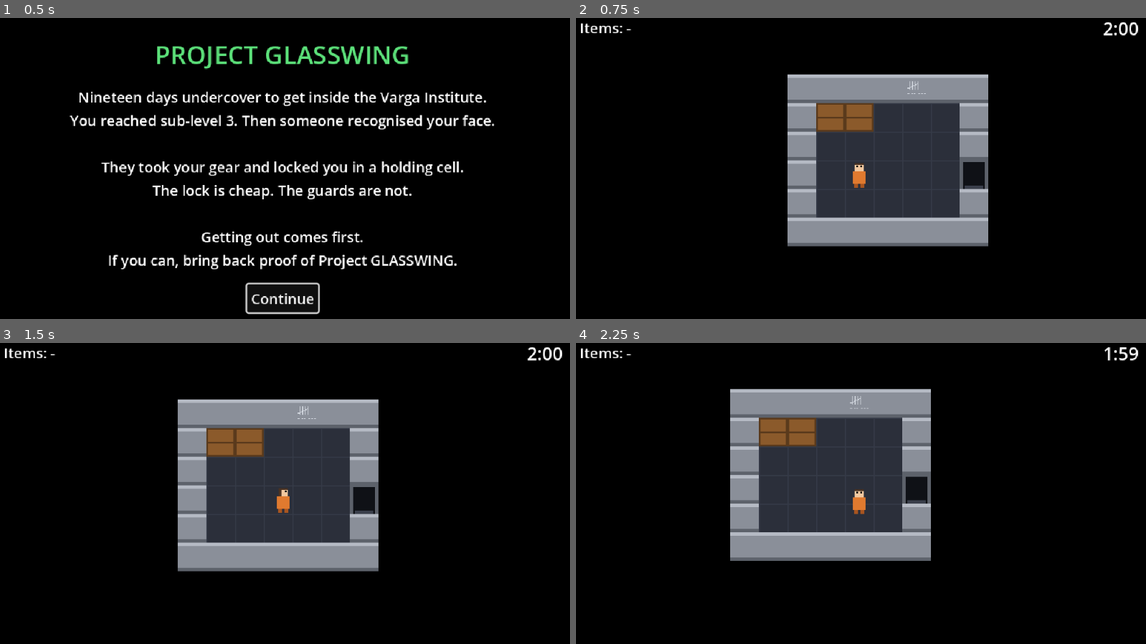
Above: before the commit, frames 1-4 (two rows, left to right).
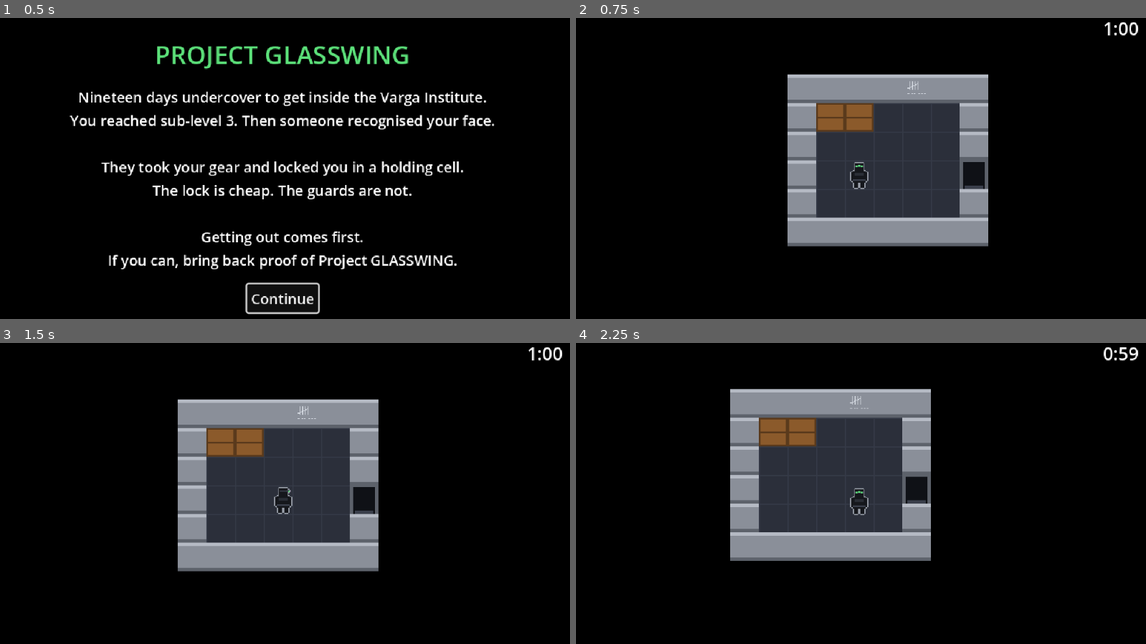
Above: after the commit, the same moments.

Repository: fabiomix/gmtk-2026
Game: Godot game, scene res://main/main.tscn
Two runs of this game, one before a commit and one after it. Both use one fixed random seed, a clock stepped at 60 frames per second and the inputs below.
Inputs (mouse positions are in pixels of both pictures, inside the frame that each line leads up to):
- Up to frame 1 (0.5 s): no input
- Up to frame 2 (0.75 s): click "Continue" at 0.5 s
- Up to frame 3 (1.5 s): tap Enter at 1.25 s; move the mouse to (410, 484) at 1.27 s; hold D (move_right) from 1.28 s (still down); hold E (interact) from 1.28 s (still down); click (410, 484) at 1.42 s
- Up to frame 4 (2.25 s): tap J (journal) at 1.55, 2.1 s; tap Space at 2 s; move the mouse to (747, 517) at 2.02 s; release D (move_right) at 2.03 s; release E (interact) at 2.03 s; hold S (move_down) from 2.03 s (still down); click (747, 517) at 2.17 s

Frame 1 is identical in both runs. In frame 2, 0.4% of the frame differs, in the area x 0-95%, y 1-57%; in frame 3, 0.4%; in frame 4, 0.4%.

Commit message:
Phase 8c: stealth spy, scientists, HUD icons, 60 s timer
Co-Authored-By: Claude Opus 5.5 <noreply@anthropic.com>

Diff:
--- a/autoload/run_manager.gd
+++ b/autoload/run_manager.gd
@@ -13,7 +13,7 @@
 enum State { PLAYING, CAPTURED, ESCAPED }
 
 ## Length of a run in seconds.
-var run_duration := 120.0
+var run_duration := 60.0
 ## Seconds left before the guards arrive.
 var time_left := run_duration
 var state := State.PLAYING
--- a/data/memories/cell_scratches.tres
+++ b/data/memories/cell_scratches.tres
@@ -6,5 +6,5 @@
 script = ExtResource("1_script")
 id = &"cell_scratches"
 title = "Scratches on the wall"
-text = "Scratched into the cell wall by someone before you: \"{patrol_minutes} MINUTES BETWEEN ROUNDS. THEN THEY COME LOOKING.\""
+text = "Scratched into the cell wall by someone before you: \"{patrol} BETWEEN ROUNDS. THEN THEY COME LOOKING.\""
 category = 0
--- a/data/memory_data.gd
+++ b/data/memory_data.gd
@@ -13,16 +13,24 @@
 ## Short: shown in the HUD when discovered and as heading in the journal.
 @export var title: String
 ## Full text, shown only in the journal.
-## "{patrol_minutes}" is replaced with the run duration in minutes.
+## "{patrol}" is replaced with the run duration in capitals, with the right
+## unit and plural: "1 MINUTE", "2 MINUTES", "90 SECONDS".
 @export_multiline var text: String
 @export var category := Category.NOTE
 
 
 ## The text with its placeholders filled in, so it always matches the settings.
 func get_text() -> String:
-	# One decimal at most, and "2" instead of "2.0".
-	var minutes := String.num(RunManager.run_duration / 60.0, 1).trim_suffix(".0")
-	return text.format({"patrol_minutes": minutes})
+	return text.format({"patrol": patrol_interval()})
+
+
+## The run duration in words, e.g. "1 MINUTE", "2 MINUTES", "90 SECONDS".
+static func patrol_interval() -> String:
+	var seconds := roundi(RunManager.run_duration)
+	if seconds % 60 != 0:
+		return "%d SECONDS" % seconds
+	var minutes := floori(seconds / 60.0)
+	return "%d MINUTE%s" % [minutes, "" if minutes == 1 else "S"]
 
 
 ## Loads the memory definition from its id (file name convention above).
--- a/tests/test_base.gd
+++ b/tests/test_base.gd
@@ -78,6 +78,14 @@
 		await frames(2)
 
 
+## Names of the items shown in the HUD (one icon per item, name in the tooltip).
+func hud_items() -> Array[String]:
+	var names: Array[String] = []
+	for icon in main.get_node("HUD").get_node("%InventoryIcons").get_children():
+		names.append(icon.tooltip_text)
+	return names
+
+
 ## Main creates a new World at every run: call this after a new run starts.
 func refresh_world() -> void:
 	world = main.get_node("World")
--- a/tests/test_items.gd
+++ b/tests/test_items.gd
@@ -13,9 +13,8 @@
 	run_manager = root.get_node("RunManager")
 	player.interacted.connect(func(m: String) -> void: last_message = m)
 	var hud: Node = main.get_node("HUD")
-	var inventory_label: Label = hud.get_node("%InventoryLabel")
 	var prompt_label: Label = hud.get_node("%PromptLabel")
-	check("HUD starts empty", inventory_label.text, "Items: -")
+	check("HUD starts empty", hud_items(), [] as Array[String])
 
 	# Laboratory first, without the screwdriver.
 	await walk_into_door(&"move_right")
@@ -45,7 +44,7 @@
 	check("pickup prompt", prompt_label.text, "[E] Pick up Screwdriver")
 	await press_interact()
 	check("pickup message", last_message, "Picked up: Screwdriver.")
-	check("HUD inventory", inventory_label.text, "Items: Screwdriver")
+	check("HUD shows the icon", hud_items(), ["Screwdriver"] as Array[String])
 	check("pickup removed", world.has_node("Rooms/Storage/Items/Screwdriver"), false)
 	await step(&"move_right")
 	check("tile free after pickup", tile_of_player(STORAGE), Vector2i(8, 6))
@@ -76,7 +75,7 @@
 	var warped := await walk_into_door(&"move_right")
 	check("warp into the exit room", warped, true)
 	check("arrived in the exit room", tile_of_player(EXIT_ROOM), Vector2i(1, 3))
-	check("HUD inventory with 2 items", inventory_label.text, "Items: Screwdriver, Security badge")
+	check("HUD shows 2 icons", hud_items(), ["Screwdriver", "Security badge"] as Array[String])
 
 	# No duplicates.
 	run_manager.add_item(load("res://data/items/screwdriver.tres"))
--- a/tests/test_journal.gd
+++ b/tests/test_journal.gd
@@ -45,7 +45,13 @@
 	check("no duplicate memory", game_manager.discovered_memory_ids.size(), 1)
 	await send_action(&"journal")
 	check("journal shows the patrol time from the settings",
-			journal_text.get_parsed_text().contains("2 MINUTES BETWEEN ROUNDS"), true)
+			journal_text.get_parsed_text().contains("1 MINUTE BETWEEN ROUNDS"), true)
+	var scratches: Resource = load("res://data/memories/cell_scratches.tres")
+	run_manager.run_duration = 120.0
+	check("plural with 120 s", scratches.get_text().contains("2 MINUTES BETWEEN"), true)
+	run_manager.run_duration = 90.0
+	check("seconds with 90 s", scratches.get_text().contains("90 SECONDS BETWEEN"), true)
+	run_manager.run_duration = 60.0
 	await send_action(&"journal")
 	check("J closes the journal too", journal.visible, false)
 
@@ -103,6 +109,12 @@
 	check("investigation section", journal_text.get_parsed_text().contains("Investigation"), true)
 	await send_action(&"journal")
 
+	# The scientist at the shelf (2,2): solid, and nothing to interact with.
+	await walk_to(ARCHIVE, Vector2i(3, 2))
+	await step(&"move_left")
+	check("scientists can't be walked through", tile_of_player(ARCHIVE), Vector2i(3, 2))
+	check("scientists have no prompt", prompt_label.text, "")
+
 	# Memories survive a capture; the report (not kept) is lost.
 	var known: int = game_manager.discovered_memory_ids.size()
 	run_manager.time_left = 0.02
--- a/tests/test_runs.gd
+++ b/tests/test_runs.gd
@@ -18,7 +18,6 @@
 	capture_screen = main.get_node("CaptureScreen")
 	screwdriver = load("res://data/items/screwdriver.tres")
 	badge = load("res://data/items/security_badge.tres")
-	var inventory_label: Label = main.get_node("HUD").get_node("%InventoryLabel")
 
 	check("1 slot by default", game_manager.keep_slots, 1)
 	check("nothing kept at start", game_manager.kept_item_ids.is_empty(), true)
@@ -52,7 +51,7 @@
 	check("kept ids", game_manager.kept_item_ids, [&"security_badge"] as Array[StringName])
 	check("badge in inventory", run_manager.has_item(&"security_badge"), true)
 	check("screwdriver confiscated", run_manager.has_item(&"screwdriver"), false)
-	check("HUD shows the kept item", inventory_label.text, "Items: Security badge")
+	check("HUD shows the kept item", hud_items(), ["Security badge"] as Array[String])
 	check("kept badge not duplicated: its cabinet starts open and empty", lab_cabinet_open(), true)
 	check("screwdriver back in its place", has_pickup("Storage", "Screwdriver"), true)
 	check("badge door locked again", world.get_node("Rooms/Laboratory/Doors/LabEast").locked, true)
--- a/tests/test_timer.gd
+++ b/tests/test_timer.gd
@@ -15,11 +15,11 @@
 	var capture_screen: CanvasLayer = main.get_node("CaptureScreen")
 
 	# Countdown runs in real time: 60 physics ticks = 1 second.
-	check("run lasts 120 s", run_manager.run_duration, 120.0)
+	check("run lasts 60 s", run_manager.run_duration, 60.0)
 	var t0: float = run_manager.time_left
 	await frames(60)
 	check("60 ticks = 1 s", snappedf(t0 - run_manager.time_left, 0.001), 1.0)
-	check("HUD shows the countdown", timer_label.text, "1:59")
+	check("HUD shows the countdown", timer_label.text, "0:59")
 
 	# The countdown keeps running during a warp.
 	t0 = run_manager.time_left
--- a/tools/gen_placeholder_art.gd
+++ b/tools/gen_placeholder_art.gd
@@ -5,15 +5,25 @@
 ## then: godot --headless --path . --import
 
 const SKIN := Color("f2c9a0")
-const HAIR := Color("4a3222")
-const SUIT := Color("e07a2f")
-const SUIT_DARK := Color("a85520")
+const HAIR := Color("6b4a2b")
+# Spy: black stealth suit, light outline (readable on the dark floor), green goggles.
+const STEALTH := Color("15171c")
+const STEALTH_PANEL := Color("2a2e36")
+const OUTLINE := Color("9aa0aa")
+const GOGGLES := Color("3a3f4b")
+const LENS := Color("5ce07a")
+const LENS_DIM := Color("3a8f50")
+# Scientist: white lab coat.
+const COAT := Color("e8e8e8")
+const COAT_SHADE := Color("b5bac4")
+const TROUSERS := Color("3a3f4b")
 
 
 func _initialize() -> void:
 	DirAccess.make_dir_recursive_absolute("res://assets/sprites/items")
 	_tiles()
 	_player()
+	_scientist()
 	_door()
 	_screwdriver()
 	_security_badge()
@@ -47,28 +57,81 @@
 	img.save_png("res://assets/sprites/lab_tiles.png")
 
 
-## Spy in an orange prison jumpsuit. 4 frames of 32x32: down | up | left | right
+## Spy in a black stealth suit with tri-lens night-vision goggles.
+## 4 frames of 32x32: down | up | left | right
 func _player() -> void:
 	var img := Image.create(128, 32, false, Image.FORMAT_RGBA8)
 	for frame in 4:
 		var o := frame * 32
-		img.fill_rect(Rect2i(o + 11, 3, 10, 9), SKIN)        # head
-		img.fill_rect(Rect2i(o + 11, 3, 10, 2), HAIR)        # hair
-		img.fill_rect(Rect2i(o + 9, 12, 14, 14), SUIT)       # body
-		img.fill_rect(Rect2i(o + 10, 26, 5, 5), SUIT_DARK)   # left leg
-		img.fill_rect(Rect2i(o + 17, 26, 5, 5), SUIT_DARK)   # right leg
-	# Down: two eyes
-	img.fill_rect(Rect2i(13, 6, 2, 2), Color.BLACK)
+		img.fill_rect(Rect2i(o + 11, 3, 10, 9), STEALTH)          # head (balaclava)
+		img.fill_rect(Rect2i(o + 9, 12, 14, 13), STEALTH)         # body
+		img.fill_rect(Rect2i(o + 7, 13, 2, 10), STEALTH)          # left arm
+		img.fill_rect(Rect2i(o + 23, 13, 2, 10), STEALTH)         # right arm
+		img.fill_rect(Rect2i(o + 11, 14, 10, 3), STEALTH_PANEL)   # chest panel
+		img.fill_rect(Rect2i(o + 9, 21, 14, 2), GOGGLES)          # belt
+		img.fill_rect(Rect2i(o + 10, 25, 5, 6), STEALTH)          # left leg
+		img.fill_rect(Rect2i(o + 17, 25, 5, 6), STEALTH)          # right leg
+	# Down: goggle band with three lenses (two low, one high in the middle)
+	img.fill_rect(Rect2i(11, 6, 10, 2), GOGGLES)
+	img.fill_rect(Rect2i(12, 6, 2, 2), LENS)
+	img.fill_rect(Rect2i(18, 6, 2, 2), LENS)
+	img.fill_rect(Rect2i(15, 5, 2, 2), LENS)
+	# Up: strap on the back of the head, a faint glow on the sides
+	img.fill_rect(Rect2i(32 + 11, 6, 10, 1), GOGGLES)
+	img.set_pixel(32 + 11, 6, LENS_DIM)
+	img.set_pixel(32 + 20, 6, LENS_DIM)
+	# Left: goggles sticking out of the face
+	img.fill_rect(Rect2i(64 + 12, 6, 8, 1), GOGGLES)
+	img.fill_rect(Rect2i(64 + 9, 5, 3, 3), GOGGLES)
+	img.fill_rect(Rect2i(64 + 9, 6, 1, 2), LENS)
+	# Right: mirrored
+	img.fill_rect(Rect2i(96 + 12, 6, 8, 1), GOGGLES)
+	img.fill_rect(Rect2i(96 + 20, 5, 3, 3), GOGGLES)
+	img.fill_rect(Rect2i(96 + 22, 6, 1, 2), LENS)
+	for frame in 4:
+		_outline(img, Rect2i(frame * 32, 0, 32, 32), OUTLINE)
+	img.save_png("res://assets/sprites/player.png")
+
+
+## Scientist in a white lab coat. 4 frames of 32x32: down | up | left | right
+func _scientist() -> void:
+	var img := Image.create(128, 32, false, Image.FORMAT_RGBA8)
+	for frame in 4:
+		var o := frame * 32
+		img.fill_rect(Rect2i(o + 11, 3, 10, 9), SKIN)          # head
+		img.fill_rect(Rect2i(o + 11, 3, 10, 2), HAIR)          # hair
+		img.fill_rect(Rect2i(o + 9, 12, 14, 15), COAT)         # coat
+		img.fill_rect(Rect2i(o + 15, 12, 2, 15), COAT_SHADE)   # coat opening
+		img.fill_rect(Rect2i(o + 7, 13, 2, 10), COAT)          # left arm
+		img.fill_rect(Rect2i(o + 23, 13, 2, 10), COAT)         # right arm
+		img.fill_rect(Rect2i(o + 10, 27, 5, 4), TROUSERS)      # left leg
+		img.fill_rect(Rect2i(o + 17, 27, 5, 4), TROUSERS)      # right leg
+	img.fill_rect(Rect2i(18, 15, 3, 2), Color("3a7bd5"))      # down: staff badge
+	img.fill_rect(Rect2i(13, 6, 2, 2), Color.BLACK)           # down: eyes
 	img.fill_rect(Rect2i(17, 6, 2, 2), Color.BLACK)
-	# Up: back of the head, all hair
-	img.fill_rect(Rect2i(32 + 11, 3, 10, 9), HAIR)
-	# Left: one eye on the left, hair on the right
-	img.fill_rect(Rect2i(64 + 12, 6, 2, 2), Color.BLACK)
+	img.fill_rect(Rect2i(32 + 11, 3, 10, 9), HAIR)            # up: back of the head
+	img.fill_rect(Rect2i(32 + 15, 12, 2, 15), COAT)           # up: no opening at the back
+	img.fill_rect(Rect2i(64 + 12, 6, 2, 2), Color.BLACK)      # left: one eye
 	img.fill_rect(Rect2i(64 + 18, 3, 3, 9), HAIR)
-	# Right: one eye on the right, hair on the left
-	img.fill_rect(Rect2i(96 + 18, 6, 2, 2), Color.BLACK)
+	img.fill_rect(Rect2i(96 + 18, 6, 2, 2), Color.BLACK)      # right: one eye
 	img.fill_rect(Rect2i(96 + 11, 3, 3, 9), HAIR)
-	img.save_png("res://assets/sprites/player.png")
+	img.save_png("res://assets/sprites/scientist.png")
+
+
+## Draws a 1-pixel outline around the opaque pixels inside rect.
+func _outline(img: Image, rect: Rect2i, color: Color) -> void:
+	var edge: Array[Vector2i] = []
+	for x in range(rect.position.x, rect.end.x):
+		for y in range(rect.position.y, rect.end.y):
+			if img.get_pixel(x, y).a > 0.0:
+				continue
+			for n in [Vector2i(1, 0), Vector2i(-1, 0), Vector2i(0, 1), Vector2i(0, -1)]:
+				var p: Vector2i = Vector2i(x, y) + n
+				if rect.has_point(p) and img.get_pixelv(p).a > 0.0:
+					edge.append(Vector2i(x, y))
+					break
+	for p in edge:
+		img.set_pixelv(p, color)
 
 
 ## Door: 2 frames of 32x32: open doorway | locked steel door
--- a/ui/hud.gd
+++ b/ui/hud.gd
@@ -1,6 +1,6 @@
 class_name HUD
 extends CanvasLayer
-## Heads-up display: run inventory (top left), countdown (top right),
+## Heads-up display: run inventory icons (top left), countdown (top right),
 ## journal updates, short messages and interaction prompt (bottom).
 ## Inventory, countdown and journal updates come from the autoloads;
 ## prompt and messages are fed by Main (from the Player signals).
@@ -12,7 +12,7 @@
 const LOW_TIME := 20.0
 const LOW_TIME_COLOR := Color(1, 0.35, 0.35)
 
-@onready var _inventory_label: Label = %InventoryLabel
+@onready var _inventory_icons: HBoxContainer = %InventoryIcons
 @onready var _timer_label: Label = %TimerLabel
 @onready var _journal_label: Label = %JournalLabel
 @onready var _message_label: Label = %MessageLabel
@@ -52,11 +52,17 @@
 	return "%d:%02d" % [floori(total / 60.0), total % 60]
 
 
+## One icon per carried item, at its native 32 px (pixel art scales badly
+## to non-integer sizes).
 func _update_inventory() -> void:
-	var names := PackedStringArray()
+	for icon in _inventory_icons.get_children():
+		_inventory_icons.remove_child(icon)
+		icon.queue_free()
 	for item in RunManager.inventory:
-		names.append(item.display_name)
-	_inventory_label.text = "Items: " + ("-" if names.is_empty() else ", ".join(names))
+		var icon := TextureRect.new()
+		icon.texture = item.icon
+		icon.tooltip_text = item.display_name
+		_inventory_icons.add_child(icon)
 
 
 func _on_message_timer_timeout() -> void:
--- a/ui/hud.tscn
+++ b/ui/hud.tscn
@@ -7,15 +7,14 @@
 layer = 20
 script = ExtResource("1_script")
 
-[node name="InventoryLabel" type="Label" parent="."]
+[node name="InventoryIcons" type="HBoxContainer" parent="."]
 unique_name_in_owner = true
-offset_left = 8.0
+offset_left = 6.0
 offset_top = 4.0
 offset_right = 540.0
-offset_bottom = 27.0
-theme_override_colors/font_outline_color = Color(0, 0, 0, 1)
-theme_override_constants/outline_size = 4
-text = "Items: -"
+offset_bottom = 36.0
+mouse_filter = 2
+theme_override_constants/separation = 4
 
 [node name="TimerLabel" type="Label" parent="."]
 unique_name_in_owner = true
--- a/world/rooms/archive.tscn
+++ b/world/rooms/archive.tscn
@@ -10,6 +10,7 @@
 [ext_resource type="Resource" path="res://data/memories/archive_cabinet_code.tres" id="11_code"]
 [ext_resource type="Resource" path="res://data/memories/lock_archive_cabinet.tres" id="12_lock"]
 [ext_resource type="Resource" path="res://data/memories/glasswing_memo.tres" id="13_memo"]
+[ext_resource type="PackedScene" path="res://world/scientist.tscn" id="20_scientist"]
 
 [node name="Archive" type="Node2D" unique_id=280545648]
 
@@ -40,3 +41,9 @@
 prompt = "Read memo"
 texture = ExtResource("10_texture")
 memory = ExtResource("13_memo")
+
+[node name="People" type="Node2D" parent="." unique_id=484509076]
+
+[node name="Scientist" parent="People" unique_id=762030043 instance=ExtResource("20_scientist")]
+position = Vector2(80, 80)
+facing = Vector2i(0, -1)
--- a/world/rooms/laboratory.tscn
+++ b/world/rooms/laboratory.tscn
@@ -8,6 +8,7 @@
 [ext_resource type="Resource" path="res://data/items/security_badge.tres" id="6_badge"]
 [ext_resource type="Resource" path="res://data/memories/lock_lab_door.tres" id="12_lock_door"]
 [ext_resource type="Resource" path="res://data/memories/lock_lab_cabinet.tres" id="13_lock_cabinet"]
+[ext_resource type="PackedScene" path="res://world/scientist.tscn" id="20_scientist"]
 
 [node name="Laboratory" type="Node2D" unique_id=1515028218]
 
@@ -40,3 +41,13 @@
 required_item = ExtResource("5_screwdriver")
 lock_memory = ExtResource("13_lock_cabinet")
 contents = ExtResource("6_badge")
+
+[node name="People" type="Node2D" parent="." unique_id=1300689915]
+
+[node name="ScientistWest" parent="People" unique_id=2056975755 instance=ExtResource("20_scientist")]
+position = Vector2(80, 208)
+facing = Vector2i(1, 0)
+
+[node name="ScientistEast" parent="People" unique_id=434706620 instance=ExtResource("20_scientist")]
+position = Vector2(368, 208)
+facing = Vector2i(-1, 0)
--- /dev/null
+++ b/world/scientist.gd
@@ -0,0 +1,25 @@
+@tool
+class_name Scientist
+extends StaticBody2D
+## A scientist busy at work. Decorative: solid (the spy can't walk through
+## people) but not interactable, as there are no dialogues.
+## Place scientists where they don't block a required passage.
+## @tool only to show the facing direction in the editor.
+
+## Where the scientist is looking, e.g. towards a desk.
+@export var facing := Vector2i.DOWN:
+	set(value):
+		facing = value
+		if is_node_ready():
+			_update_sprite()
+
+@onready var _sprite: Sprite2D = $Sprite2D
+
+
+func _ready() -> void:
+	_update_sprite()
+
+
+func _update_sprite() -> void:
+	# Same frame layout as the player: down | up | left | right.
+	_sprite.frame = Player.FACING_FRAMES.get(facing, 0)
--- /dev/null
+++ b/world/scientist.tscn
@@ -0,0 +1,18 @@
+[gd_scene format=3]
+
+[ext_resource type="Script" path="res://world/scientist.gd" id="1_script"]
+[ext_resource type="Texture2D" path="res://assets/sprites/scientist.png" id="2_texture"]
+
+[sub_resource type="RectangleShape2D" id="RectangleShape2D_tile"]
+size = Vector2(24, 24)
+
+[node name="Scientist" type="StaticBody2D"]
+collision_mask = 0
+script = ExtResource("1_script")
+
+[node name="Sprite2D" type="Sprite2D" parent="."]
+texture = ExtResource("2_texture")
+hframes = 4
+
+[node name="CollisionShape2D" type="CollisionShape2D" parent="."]
+shape = SubResource("RectangleShape2D_tile")
Binary file changed: assets/sprites/player.png
Binary file added: assets/sprites/scientist.png
Not shown, added: assets/sprites/scientist.png.import
Not shown, added: world/scientist.gd.uid
